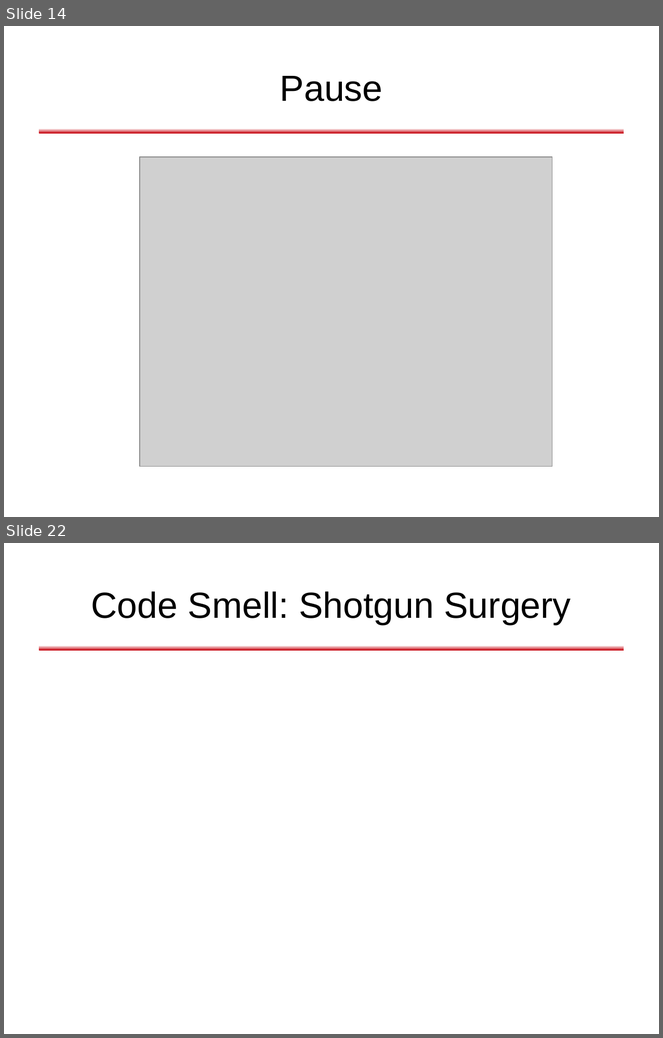
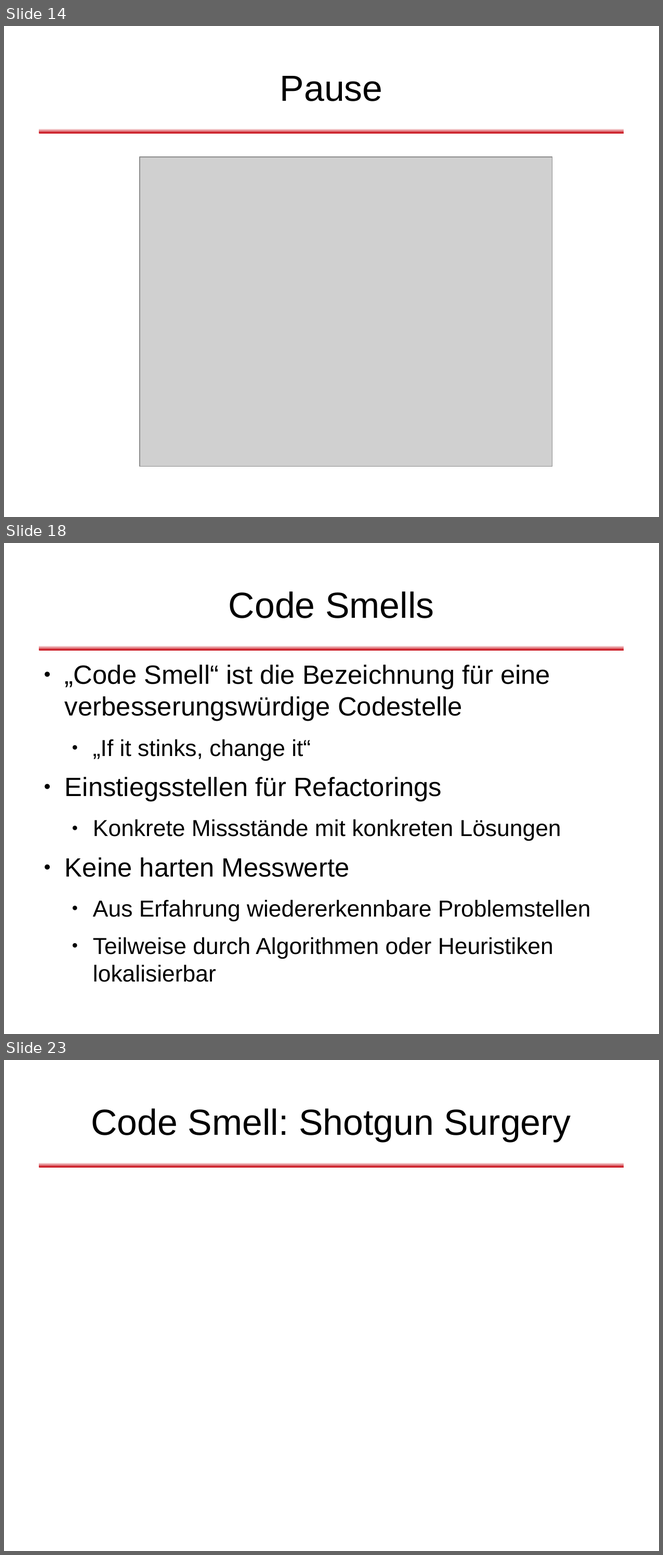
Before and after one commit to dlindner/vorlesung-se2-dhbw, a slide deck: added_2010/Refactoring (2010).odp. Shown one above the other, each under a label of ours: slides 14 and 22 before the commit, slides 14, 18 and 23 after it; the slides between them are not shown. The pictures are 663x1038 and 663x1555 pixels, drawn with LibreOffice and Linux fonts; fonts in the diff are those of the drawing; grey boxes stand for pictures; background and template pictures are left out. Boxes give left, top, right and bottom in pixels: in the first picture for what was removed or moved away, otherwise in the second. Text is boxed around its words. In the diff, an @@ line names an element or a change of style, - is before the commit and + after.

Commit message:
Neue Refactoring-Vorlesung: Smells fast vollständig

```diff
--- a/added_2010/Refactoring (2010).odp
+++ b/added_2010/Refactoring (2010).odp
@@ slide 18 added at bbox=[4, 543, 659, 1034], background #FFFFFF; not listed: 1 template element that a slide beside it also shows @@
@@ title added at bbox=[229, 591, 435, 618], 44 pt, text #000000 @@
+Code Smells
@@ text added at bbox=[65, 665, 591, 982], 28 pt, text #000000 @@
+● „Code Smell“ ist die Bezeichnung für eine verbesserungswürdige Codestelle
+  ● „If it stinks, change it“
+● Einstiegsstellen für Refactorings
+  ● Konkrete Missstände mit konkreten Lösungen
+● Keine harten Messwerte
+  ● Aus Erfahrung wiedererkennbare Problemstellen
+  ● Teilweise durch Algorithmen oder Heuristiken lokalisierbar
@@ what was slide 22 is now slide 23 @@
```
Also in this commit, not shown: 9 slides changed, 1 other slide added, 1 slide removed, 1 other file.
